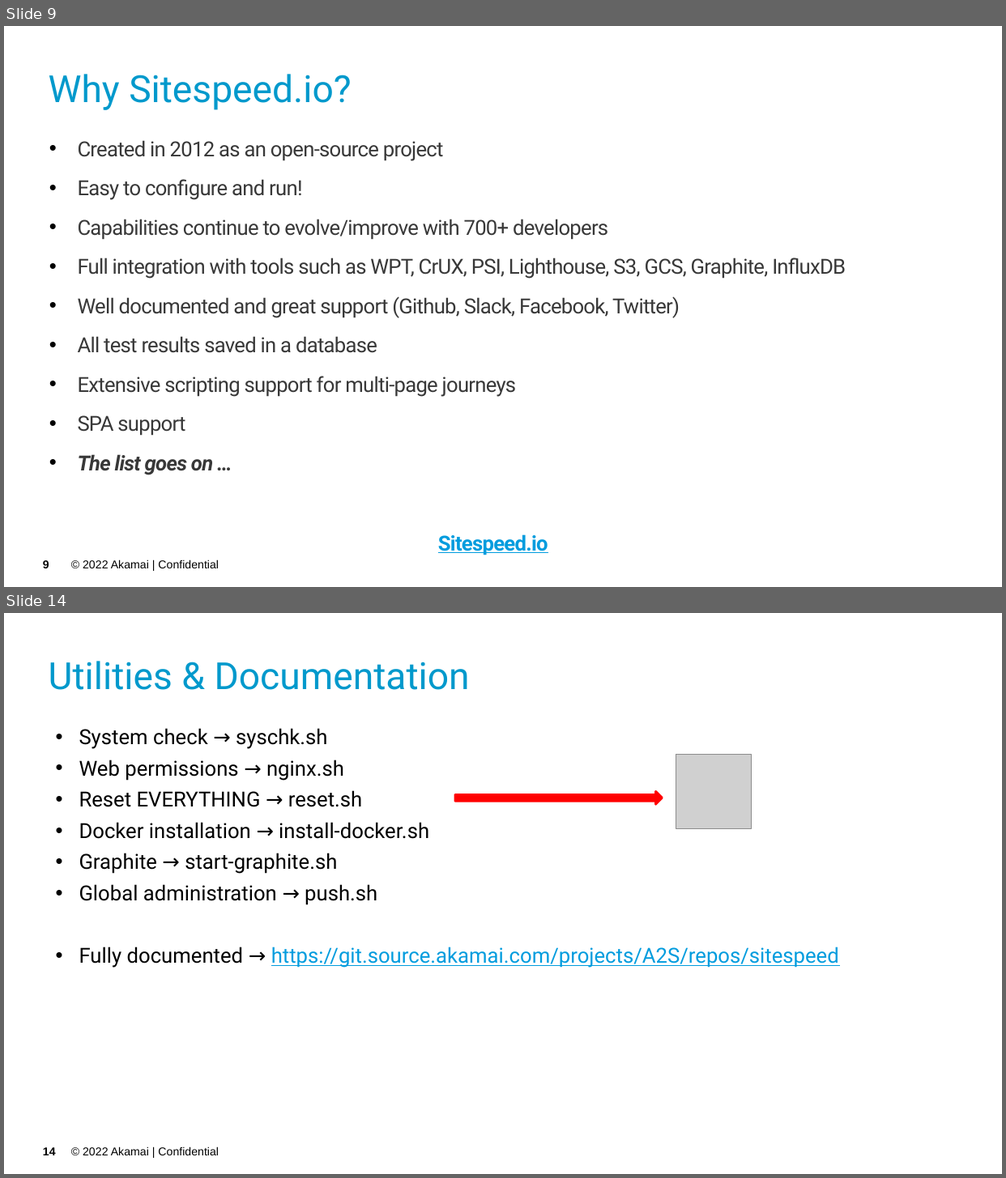
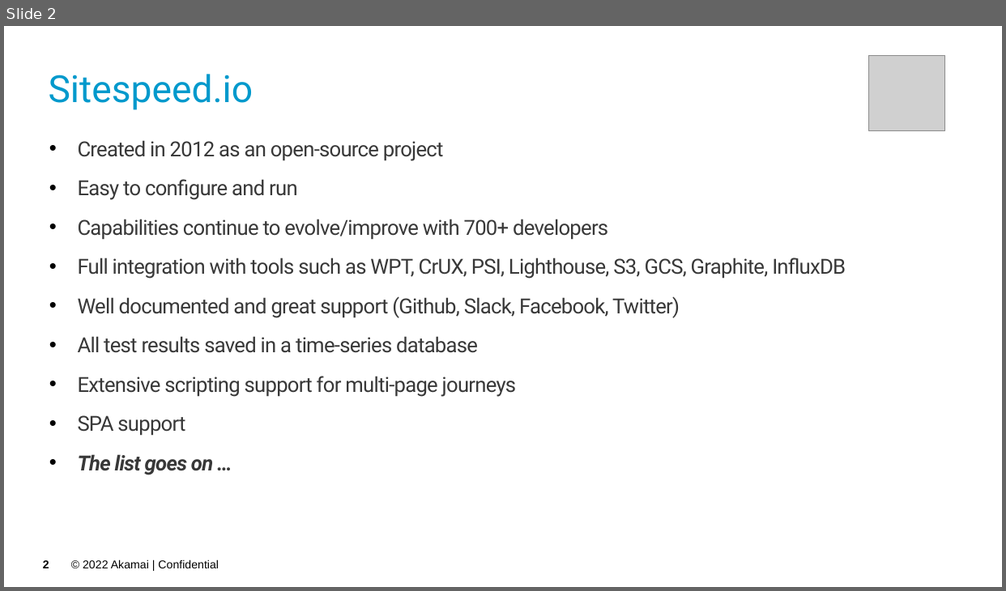
Before and after one commit to akamai-consulting/sitespeed, a slide deck: Info/Overview.pptx. Shown one above the other, each under a label of ours: slides 9 and 14 before the commit, slide 2 after it; the slides between them are not shown. The pictures are 1006x1178 and 1006x591 pixels, drawn with LibreOffice and Linux fonts; fonts in the diff are those of the drawing; grey boxes stand for pictures; background and template pictures are left out. Boxes give left, top, right and bottom in pixels: in the first picture for what was removed or moved away, otherwise in the second. Text is boxed around its words. In the diff, an @@ line names an element or a change of style, - is before the commit and + after.

```diff
--- a/Info/Overview.pptx
+++ b/Info/Overview.pptx
@@ slide 14 removed at (x1=4, y1=613, x2=1002, y2=1174), background picture (left out); not listed: 2 template elements that a slide beside it also shows @@
@@ title removed at (x1=49, y1=661, x2=470, y2=690) @@
-Utilities & Documentation
@@ text removed at (x1=79, y1=728, x2=839, y2=968) @@
-• System check → syschk.sh
-• Web permissions → nginx.sh
-• Reset EVERYTHING → reset.sh
-• Docker installation → install-docker.sh
-• Graphite → start-graphite.sh
-• Global administration → push.sh
-• Fully documented → https://git.source.akamai.com/projects/A2S/repos/sitespeed
@@ picture removed at (x1=676, y1=754, x2=751, y2=828) @@
@@ right arrow removed at (x1=455, y1=791, x2=663, y2=804) @@
@@ what was slide 9 is now slide 2 @@
@@ slide 2 changed as well @@
@@ title at (x1=49, y1=74, x2=253, y2=110): text changed @@
-Why Sitespeed.io?
+Sitespeed.io
@@ picture added at (x1=869, y1=55, x2=946, y2=131) @@
@@ text at (x1=78, y1=179, x2=298, y2=200): text changed @@
-• Easy to configure and run!
+• Easy to configure and run
@@ text at (x1=78, y1=336, x2=478, y2=353): text changed @@
-• All test results saved in a database
+• All test results saved in a time-series database
@@ text removed at (x1=438, y1=535, x2=548, y2=556) @@
-Sitespeed.io
@@ page number at (x1=43, y1=561, x2=49, y2=569): text changed @@
-9
+2
```
Also in this commit, not shown: 5 other slides changed, 3 slides added, 5 other slides removed.
